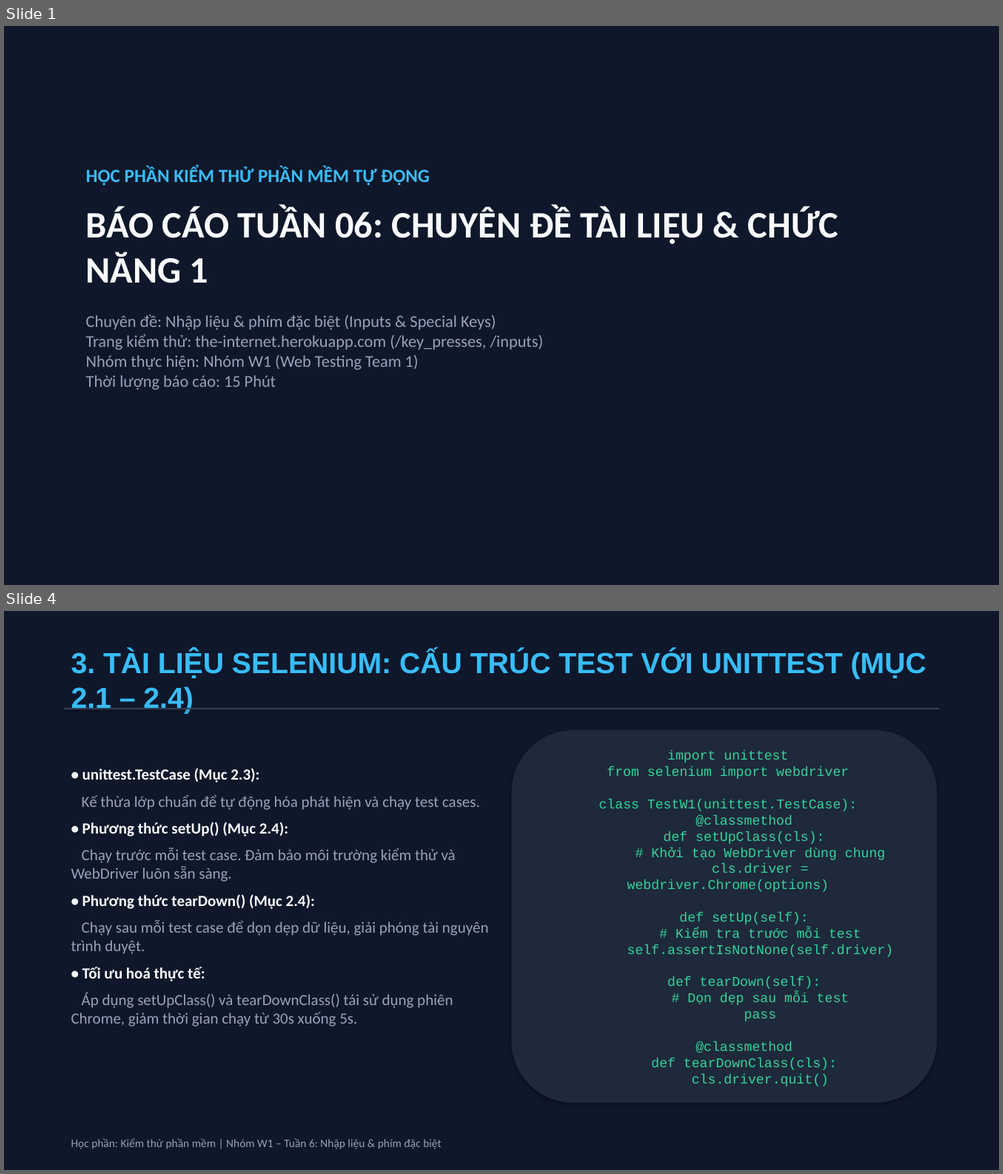
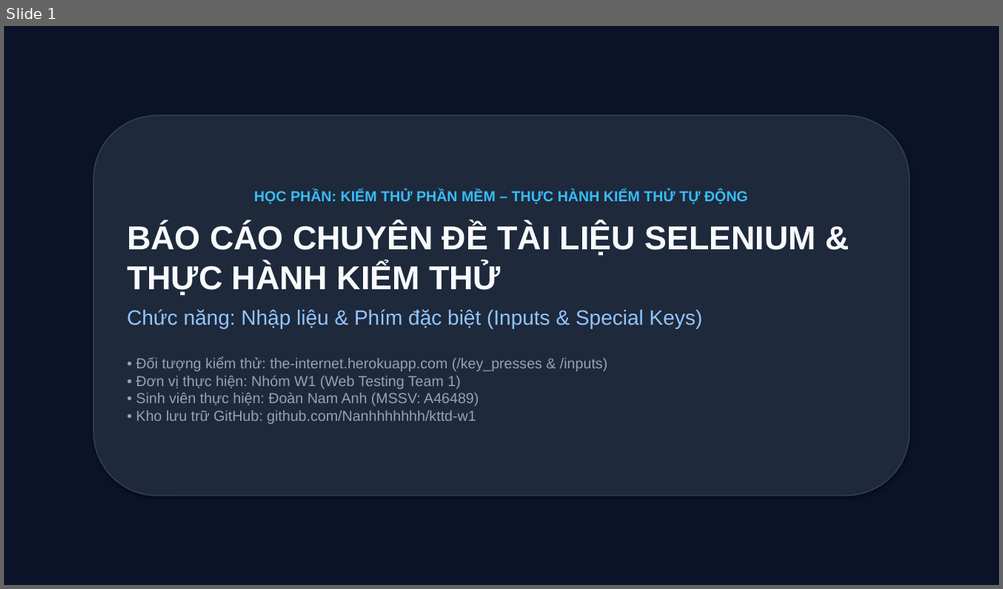
Before and after one commit to Nanhhhhhhh/kttd-w1, a slide deck: tuan-06/slide_tuan06_w1.pptx. Shown one above the other, each under a label of ours: slides 1 and 4 before the commit, slide 1 after it; the slides between them are not shown. The pictures are 1003x1174 and 1003x589 pixels, drawn with LibreOffice and Linux fonts; fonts in the diff are those of the drawing. Boxes give left, top, right and bottom in pixels: in the first picture for what was removed or moved away, otherwise in the second. Text is boxed around its words. In the diff, an @@ line names an element or a change of style, - is before the commit and + after.

Commit message:
T06: Nâng cấp bộ Slide báo cáo 18 trang chuyên sâu (PPTX & HTML)

```diff
--- a/tuan-06/slide_tuan06_w1.pptx
+++ b/tuan-06/slide_tuan06_w1.pptx
@@ slide 4 removed at [4,611,999,1170], background #FFFFFF @@
@@ rectangle removed at [4,611,999,1170] @@
@@ text removed at [71,650,926,714] @@
-3. TÀI LIỆU SELENIUM: CẤU TRÚC TEST VỚI UNITTEST (MỤC 2.1 – 2.4)
@@ rectangle removed at [64,708,939,709] @@
@@ rounded rectangle removed at [512,730,936,1103] @@
-import unittest
-from selenium import webdriver
-class TestW1(unittest.TestCase):
-@classmethod
-def setUpClass(cls):
-# Khởi tạo WebDriver dùng chung
-cls.driver = webdriver.Chrome(options)
-def setUp(self):
-# Kiểm tra trước mỗi test
-self.assertIsNotNone(self.driver)
-def tearDown(self):
-# Dọn dẹp sau mỗi test
-pass
-@classmethod
-def tearDownClass(cls):
-cls.driver.quit()
@@ text removed at [71,768,489,1027] @@
-• unittest.TestCase (Mục 2.3):
-Kế thừa lớp chuẩn để tự động hóa phát hiện và chạy test cases.
-• Phương thức setUp() (Mục 2.4):
-Chạy trước mỗi test case. Đảm bảo môi trường kiểm thử và WebDriver luôn sẵn sàng.
-• Phương thức tearDown() (Mục 2.4):
-Chạy sau mỗi test case để dọn dẹp dữ liệu, giải phóng tài nguyên trình duyệt.
-• Tối ưu hoá thực tế:
-Áp dụng setUpClass() và tearDownClass() tái sử dụng phiên Chrome, giảm thời gian chạy từ 30s xuống 5s.
@@ text removed at [71,1139,441,1150] @@
-Học phần: Kiểm thử phần mềm | Nhóm W1 – Tuần 6: Nhập liệu & phím đặc biệt
@@ slide 1 changed as well @@
@@ rectangle at [4,26,999,585]: fill #0F172A to #0B1329 @@
@@ rounded rectangle "HỌC PHẦN: KIỂM THỬ PHẦN ...": place and size @@
-rounded rectangle "HỌC PHẦN: KIỂM THỬ PHẦN ..." at [86,167,838,390]
+rounded rectangle "HỌC PHẦN: KIỂM THỬ PHẦN ..." at [94,116,909,496]
@@ rounded rectangle "HỌC PHẦN: KIỂM THỬ PHẦN ..." at [94,116,909,496]: vertical alignment top to middle; fill none to #1E293B; outline none to #334155 1 pt; shadow on @@
@@ text in rounded rectangle at [127,190,815,424]: text changed; size 16 to 14 pt; font Calibri to Arial @@
-HỌC PHẦN KIỂM THỬ PHẦN MỀM TỰ ĐỘNG
-BÁO CÁO TUẦN 06: CHUYÊN ĐỀ TÀI LIỆU & CHỨC NĂNG 1
-Chuyên đề: Nhập liệu & phím đặc biệt (Inputs & Special Keys)
-Trang kiểm thử: the-internet.herokuapp.com (/key_presses, /inputs)
-Nhóm thực hiện: Nhóm W1 (Web Testing Team 1)
-Thời lượng báo cáo: 15 Phút
+HỌC PHẦN: KIỂM THỬ PHẦN MỀM – THỰC HÀNH KIỂM THỬ TỰ ĐỘNG
+BÁO CÁO CHUYÊN ĐỀ TÀI LIỆU SELENIUM & THỰC HÀNH KIỂM THỬ
+Chức năng: Nhập liệu & Phím đặc biệt (Inputs & Special Keys)
+• Đối tượng kiểm thử: the-internet.herokuapp.com (/key_presses & /inputs)
+• Đơn vị thực hiện: Nhóm W1 (Web Testing Team 1)
+• Sinh viên thực hiện: Đoàn Nam Anh (MSSV: A46489)
+• Kho lưu trữ GitHub: github.com/Nanhhhhhhh/kttd-w1
```
Also in this commit, not shown: 3 other slides changed, 14 slides added, 4 other slides removed, 3 other files.
